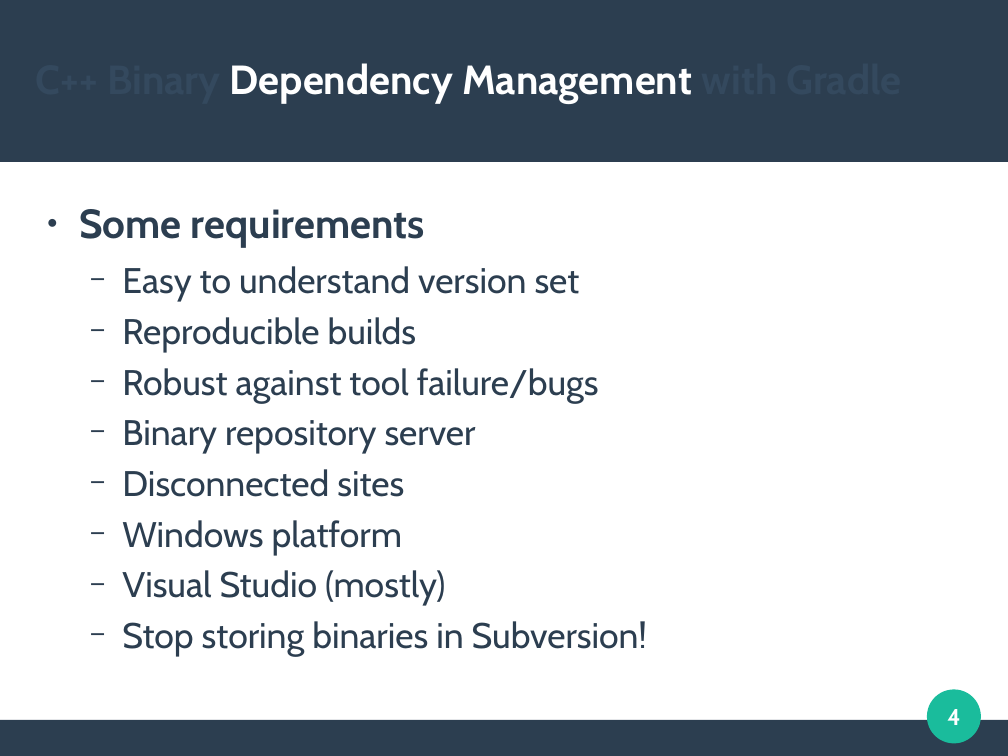
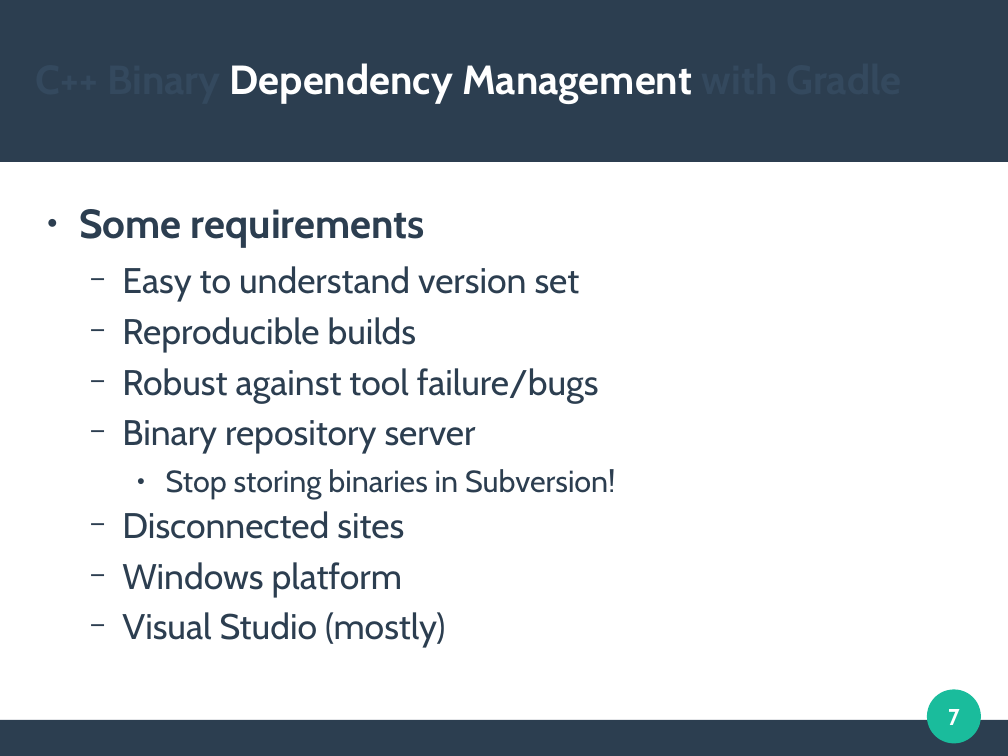
Before and after one commit to HughG/holygradle-plugins, a slide deck: slide 7 of doc/Edinburgh_Cpp_Meetup_2017-04-10.odp (slide 4 before the commit). Drawn at 1008x756 pixels with LibreOffice and Linux fonts; fonts in the diff are those of the drawing. Boxes give left, top, right and bottom in pixels: in the first picture for what was removed or moved away, otherwise in the second. Text is boxed around its words. In the diff, an @@ line names an element or a change of style, - is before the commit and + after.

```diff
--- a/doc/Edinburgh_Cpp_Meetup_2017-04-10.odp
+++ b/doc/Edinburgh_Cpp_Meetup_2017-04-10.odp
@@ text at [166, 469, 615, 499]: paragraph added @@
+    ● Stop storing binaries in Subversion!
@@ text at [122, 621, 647, 656]: paragraph removed @@
-  − Stop storing binaries in Subversion!
@@ page number at [948, 709, 960, 725]: text changed @@
-4
+7
```
Also in this commit, not shown: 1 other slide changed.
